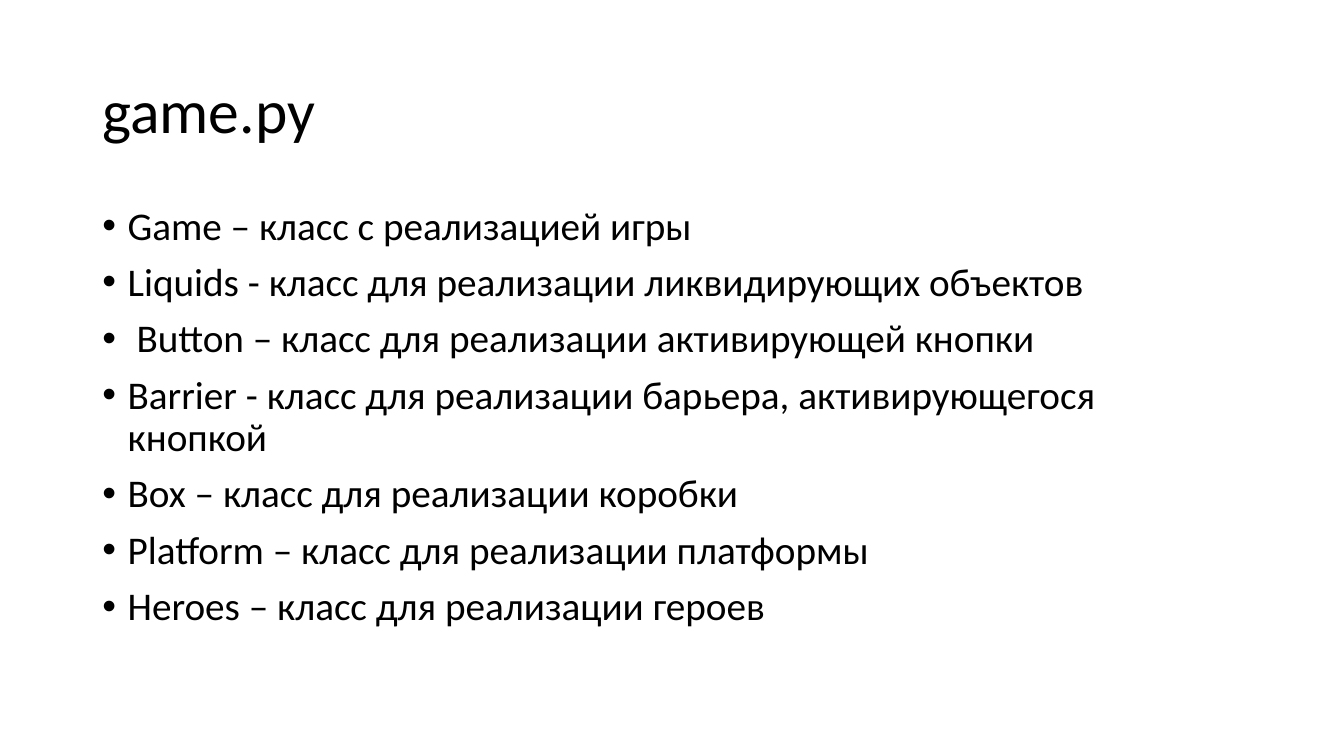
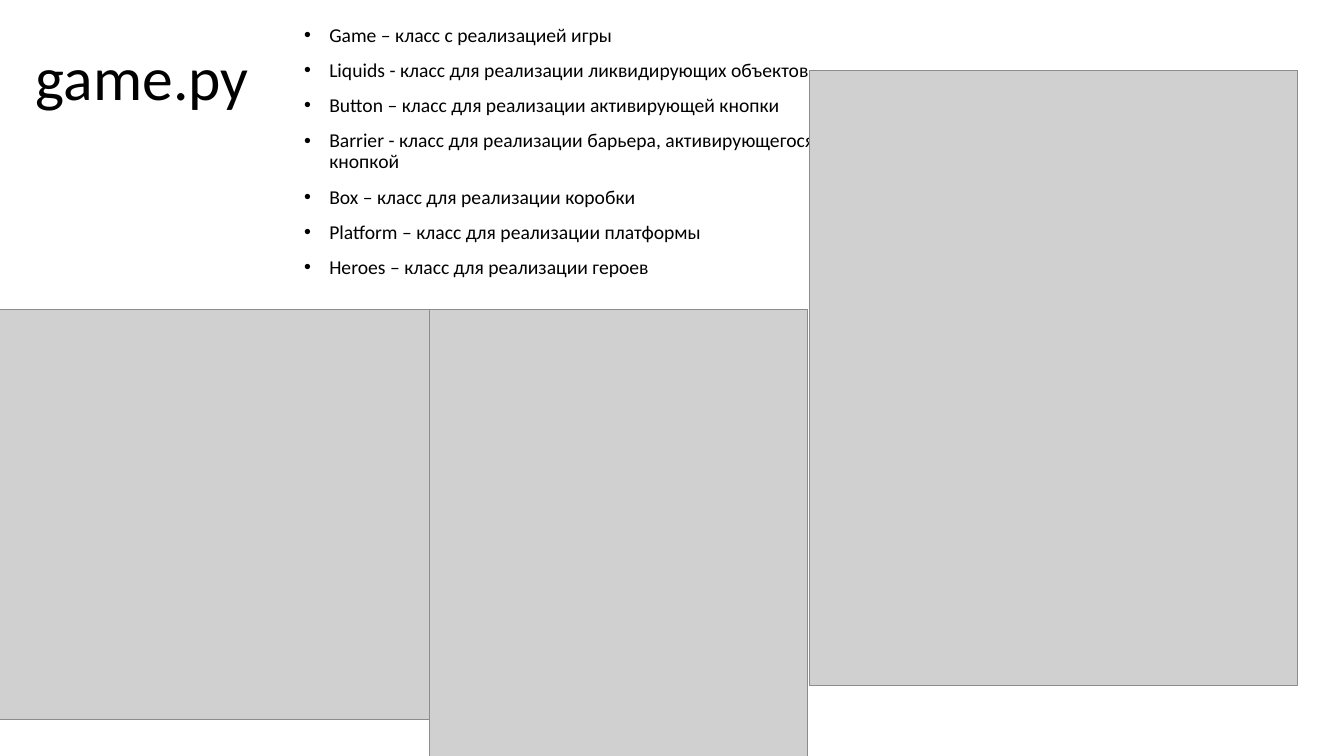
Before and after one commit to cheeeeel/fire-and-water, a slide deck: slide 5 of общие/презетация.pptx. Drawn at 1344x756 pixels with LibreOffice and Linux fonts; fonts in the diff are those of the drawing; grey boxes stand for pictures. Boxes give left, top, right and bottom in pixels: in the first picture for what was removed or moved away, otherwise in the second. Text is boxed around its words. In the diff, an @@ line names an element or a change of style, - is before the commit and + after.

```diff
--- a/общие/презетация.pptx
+++ b/общие/презетация.pptx
@@ title "game.py": place and size @@
-title "game.py" at (102, 103, 315, 144)
+title "game.py" at (36, 70, 249, 111)
@@ text "Game – класс с реализацией ...": place and size @@
-text "Game – класс с реализацией ..." at (128, 213, 1095, 627)
+text "Game – класс с реализацией ..." at (329, 28, 814, 278)
@@ text "Game – класс с реализацией ..." at (329, 28, 814, 278): size 28 to 14 pt @@
@@ picture added at (810, 71, 1298, 687) @@
@@ picture added at (0, 310, 430, 720) @@
@@ picture added at (430, 310, 808, 756) @@
```
Also in this commit, not shown: 5 other slides changed, 2 slides added, 3 other files.
